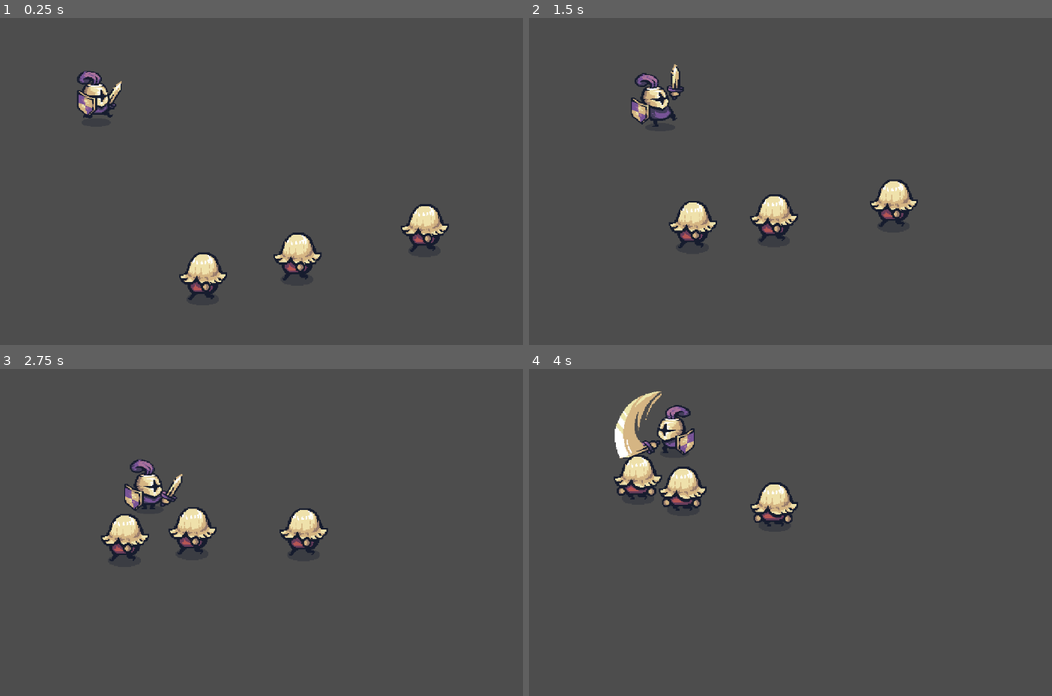
Above: before the commit, frames 1-4 (two rows, left to right).
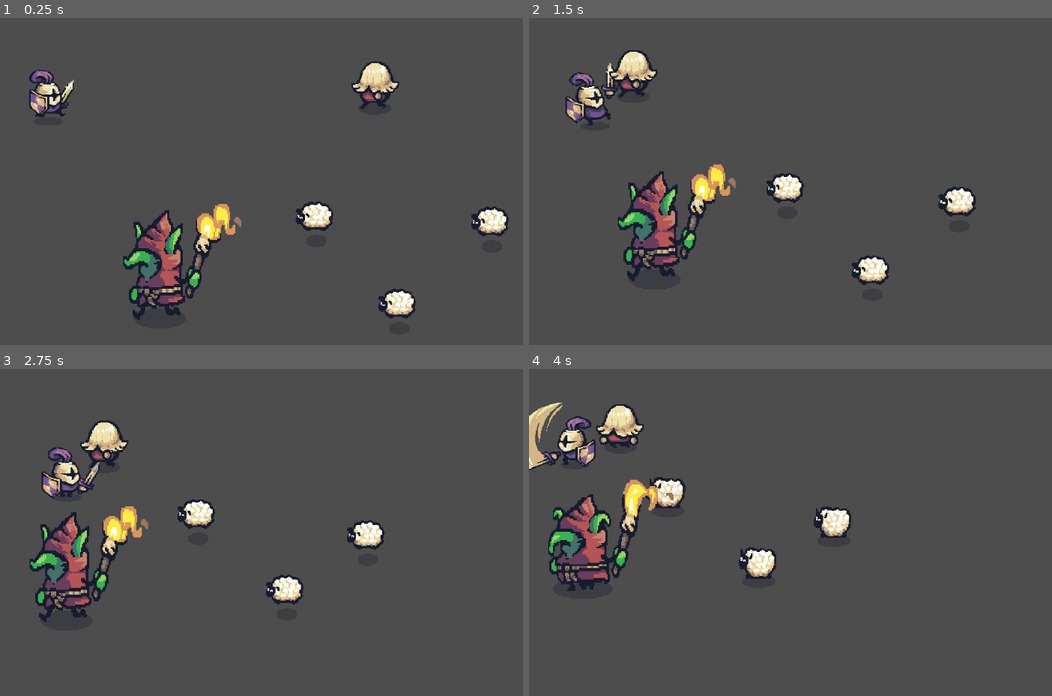
Above: after the commit, the same moments.

Repository: Tamy-dsv/Trilha_godot_new
Game: Godot game, scene res://node_2d.tscn
Same seed, same stepped clock (60 frames per second), same inputs: the game is played once before the commit and once after it.
Inputs (mouse positions are in pixels of both pictures, inside the frame that each line leads up to):
- Up to frame 1 (0.25 s): no input
- Up to frame 2 (1.5 s): move the mouse to (957, 168) at 0.52 s; hold D (mover_direita) 0.53-1.28 s; click (957, 168) at 0.6 s; move the mouse to (706, 204) at 1.27 s; hold S (mover_baixo) from 1.28 s (still down); click (706, 204) at 1.35 s
- Up to frame 3 (2.75 s): move the mouse to (360, 463) at 2.02 s; release S (mover_baixo) at 2.03 s; hold D (mover_direita) from 2.03 s (still down); click (360, 463) at 2.1 s
- Up to frame 4 (4 s): move the mouse to (800, 604) at 2.77 s; release D (mover_direita) at 2.78 s; hold W (mover_cima) 2.78-3.53 s; click (800, 604) at 2.85 s; move the mouse to (1010, 588) at 3.52 s; hold A (mover_esquerda) from 3.53 s (still down); click (1010, 588) at 3.6 s

The runs differ from the first frame. In frame 1, 9.5% of the frame differs, in the area x 5-98%, y 13-93%; in frame 2, 9.6%; in frame 3, 9.2%; in frame 4, 10%, in the area x 0-62%, y 6-68%.
Error after the commit: Cannot call method 'get_overlapping_bodies' on a null value. (res://player/character_body_2d.gd:134)

Commit message:
danos no inimigo
criando dados

Diff:
--- a/medieval-warrior/inimigos/comportamentos/seguir.gd
+++ b/medieval-warrior/inimigos/comportamentos/seguir.gd
@@ -1,6 +1,6 @@
 extends Node
 
-@export var speed = 1
+@export var speed: float = 1
 
 var inimigos: Inimigos
 var sprite: AnimatedSprite2D
--- /dev/null
+++ b/medieval-warrior/inimigos/goblin.tscn
@@ -0,0 +1,82 @@
+[gd_scene load_steps=13 format=3 uid="uid://cbp4e6tbvahst"]
+
+[ext_resource type="Script" uid="uid://ciurlxwr30267" path="res://inimigos/inimigos.gd" id="1_okkbf"]
+[ext_resource type="PackedScene" uid="uid://m1ckjjq3y4ao" path="res://misc/caveira.tscn" id="2_7n3ph"]
+[ext_resource type="Texture2D" uid="uid://c0rx8v4ijl3ge" path="res://addons/Tiny Swords/Tiny Swords (Update 010)/Factions/Goblins/Troops/Torch/Red/Torch_Red.png" id="3_okkbf"]
+[ext_resource type="Script" uid="uid://bbgt3c8agf8fg" path="res://inimigos/comportamentos/seguir.gd" id="4_ki1e6"]
+
+[sub_resource type="AtlasTexture" id="AtlasTexture_7n3ph"]
+atlas = ExtResource("3_okkbf")
+region = Rect2(0, 192, 192, 192)
+
+[sub_resource type="AtlasTexture" id="AtlasTexture_jsadb"]
+atlas = ExtResource("3_okkbf")
+region = Rect2(192, 192, 192, 192)
+
+[sub_resource type="AtlasTexture" id="AtlasTexture_ki1e6"]
+atlas = ExtResource("3_okkbf")
+region = Rect2(384, 192, 192, 192)
+
+[sub_resource type="AtlasTexture" id="AtlasTexture_73pyk"]
+atlas = ExtResource("3_okkbf")
+region = Rect2(576, 192, 192, 192)
+
+[sub_resource type="AtlasTexture" id="AtlasTexture_8ynlj"]
+atlas = ExtResource("3_okkbf")
+region = Rect2(768, 192, 192, 192)
+
+[sub_resource type="AtlasTexture" id="AtlasTexture_m8wro"]
+atlas = ExtResource("3_okkbf")
+region = Rect2(960, 192, 192, 192)
+
+[sub_resource type="SpriteFrames" id="SpriteFrames_4bxhc"]
+animations = [{
+"frames": [{
+"duration": 1.0,
+"texture": SubResource("AtlasTexture_7n3ph")
+}, {
+"duration": 1.0,
+"texture": SubResource("AtlasTexture_jsadb")
+}, {
+"duration": 1.0,
+"texture": SubResource("AtlasTexture_ki1e6")
+}, {
+"duration": 1.0,
+"texture": SubResource("AtlasTexture_73pyk")
+}, {
+"duration": 1.0,
+"texture": SubResource("AtlasTexture_8ynlj")
+}, {
+"duration": 1.0,
+"texture": SubResource("AtlasTexture_m8wro")
+}],
+"loop": true,
+"name": &"default",
+"speed": 5.0
+}]
+
+[sub_resource type="CapsuleShape2D" id="CapsuleShape2D_nydnx"]
+radius = 55.0
+height = 144.0
+
+[node name="Goblin" type="CharacterBody2D" groups=["Inimigos"]]
+position = Vector2(-45, -34)
+scale = Vector2(1.43514, 1.824)
+script = ExtResource("1_okkbf")
+health = 20
+death_prefab = ExtResource("2_7n3ph")
+
+[node name="AnimatedSprite2D" type="AnimatedSprite2D" parent="."]
+position = Vector2(44.25, 59.2188)
+scale = Vector2(1.60156, 1.72689)
+sprite_frames = SubResource("SpriteFrames_4bxhc")
+autoplay = "default"
+frame_progress = 0.124535
+
+[node name="CollisionShape2D" type="CollisionShape2D" parent="."]
+position = Vector2(38, 53)
+shape = SubResource("CapsuleShape2D_nydnx")
+
+[node name="seguir" type="Node" parent="."]
+script = ExtResource("4_ki1e6")
+speed = 0.8
--- a/medieval-warrior/inimigos/inimigos.gd
+++ b/medieval-warrior/inimigos/inimigos.gd
@@ -1,7 +1,7 @@
 class_name Inimigos
 extends Node2D
 
-@export var health: int = 10
+@export var health: int = 1
 @export var death_prefab: PackedScene
 
 func damage(amount: int) -> void:
--- /dev/null
+++ b/medieval-warrior/inimigos/ovelha.tscn
@@ -0,0 +1,80 @@
+[gd_scene load_steps=13 format=3 uid="uid://bs0ojcpm4a568"]
+
+[ext_resource type="Script" uid="uid://ciurlxwr30267" path="res://inimigos/inimigos.gd" id="1_ria0g"]
+[ext_resource type="PackedScene" uid="uid://m1ckjjq3y4ao" path="res://misc/caveira.tscn" id="2_rnc1f"]
+[ext_resource type="Texture2D" uid="uid://d2x0kicdu8oxh" path="res://addons/Tiny Swords/Tiny Swords (Update 010)/Resources/Sheep/HappySheep_Bouncing.png" id="3_r1kln"]
+[ext_resource type="Script" uid="uid://bbgt3c8agf8fg" path="res://inimigos/comportamentos/seguir.gd" id="4_tccvp"]
+
+[sub_resource type="AtlasTexture" id="AtlasTexture_ria0g"]
+atlas = ExtResource("3_r1kln")
+region = Rect2(0, 0, 128, 128)
+
+[sub_resource type="AtlasTexture" id="AtlasTexture_rnc1f"]
+atlas = ExtResource("3_r1kln")
+region = Rect2(128, 0, 128, 128)
+
+[sub_resource type="AtlasTexture" id="AtlasTexture_5o1c0"]
+atlas = ExtResource("3_r1kln")
+region = Rect2(256, 0, 128, 128)
+
+[sub_resource type="AtlasTexture" id="AtlasTexture_tccvp"]
+atlas = ExtResource("3_r1kln")
+region = Rect2(384, 0, 128, 128)
+
+[sub_resource type="AtlasTexture" id="AtlasTexture_247f4"]
+atlas = ExtResource("3_r1kln")
+region = Rect2(512, 0, 128, 128)
+
+[sub_resource type="AtlasTexture" id="AtlasTexture_gkkpg"]
+atlas = ExtResource("3_r1kln")
+region = Rect2(640, 0, 128, 128)
+
+[sub_resource type="SpriteFrames" id="SpriteFrames_4bxhc"]
+animations = [{
+"frames": [{
+"duration": 1.0,
+"texture": SubResource("AtlasTexture_ria0g")
+}, {
+"duration": 1.0,
+"texture": SubResource("AtlasTexture_rnc1f")
+}, {
+"duration": 1.0,
+"texture": SubResource("AtlasTexture_5o1c0")
+}, {
+"duration": 1.0,
+"texture": SubResource("AtlasTexture_tccvp")
+}, {
+"duration": 1.0,
+"texture": SubResource("AtlasTexture_247f4")
+}, {
+"duration": 1.0,
+"texture": SubResource("AtlasTexture_gkkpg")
+}],
+"loop": true,
+"name": &"default",
+"speed": 5.0
+}]
+
+[sub_resource type="CapsuleShape2D" id="CapsuleShape2D_nydnx"]
+radius = 33.0
+height = 88.0
+
+[node name="ovelha" type="CharacterBody2D" groups=["Inimigos"]]
+position = Vector2(57, 21)
+script = ExtResource("1_ria0g")
+death_prefab = ExtResource("2_rnc1f")
+
+[node name="AnimatedSprite2D" type="AnimatedSprite2D" parent="."]
+position = Vector2(36.25, 59.2188)
+scale = Vector2(1.60156, 1.72689)
+sprite_frames = SubResource("SpriteFrames_4bxhc")
+autoplay = "default"
+frame = 2
+frame_progress = 0.233228
+
+[node name="CollisionShape2D" type="CollisionShape2D" parent="."]
+position = Vector2(34, 49)
+shape = SubResource("CapsuleShape2D_nydnx")
+
+[node name="seguir" type="Node" parent="."]
+script = ExtResource("4_tccvp")
--- a/medieval-warrior/inimigos/peoes.tscn
+++ b/medieval-warrior/inimigos/peoes.tscn
@@ -62,6 +62,7 @@
 [node name="Peoes" type="CharacterBody2D" groups=["Inimigos"]]
 position = Vector2(57, 21)
 script = ExtResource("1_k7ipy")
+health = 10
 death_prefab = ExtResource("2_nydnx")
 
 [node name="AnimatedSprite2D" type="AnimatedSprite2D" parent="."]
@@ -77,3 +78,4 @@
 
 [node name="seguir" type="Node" parent="."]
 script = ExtResource("3_k7ipy")
+speed = 6.0
--- a/medieval-warrior/node_2d.tscn
+++ b/medieval-warrior/node_2d.tscn
@@ -1,18 +1,27 @@
-[gd_scene load_steps=3 format=3 uid="uid://chk5hjh847dd"]
+[gd_scene load_steps=5 format=3 uid="uid://chk5hjh847dd"]
 
 [ext_resource type="PackedScene" uid="uid://56hvo4kn26ud" path="res://player/character_body_2d.tscn" id="1_wtcfe"]
-[ext_resource type="PackedScene" uid="uid://crr7lvjcvelph" path="res://inimigos/peoes.tscn" id="2_0e48y"]
+[ext_resource type="PackedScene" uid="uid://bs0ojcpm4a568" path="res://inimigos/ovelha.tscn" id="2_0e48y"]
+[ext_resource type="PackedScene" uid="uid://crr7lvjcvelph" path="res://inimigos/peoes.tscn" id="3_epypp"]
+[ext_resource type="PackedScene" uid="uid://cbp4e6tbvahst" path="res://inimigos/goblin.tscn" id="4_0hol4"]
 
 [node name="Node2D" type="Node2D"]
+position = Vector2(-92, -2)
 
 [node name="CharacterBody2D" parent="." instance=ExtResource("1_wtcfe")]
 position = Vector2(30, 47)
 
-[node name="Peoes" parent="." groups=["enemies"] instance=ExtResource("2_0e48y")]
-position = Vector2(369, 458)
+[node name="ovelha" parent="." instance=ExtResource("2_0e48y")]
+position = Vector2(686, 357)
 
-[node name="Peoes2" parent="." instance=ExtResource("2_0e48y")]
-position = Vector2(803, 355)
+[node name="ovelha2" parent="." instance=ExtResource("2_0e48y")]
+position = Vector2(1025, 364)
 
-[node name="Peoes3" parent="." instance=ExtResource("2_0e48y")]
-position = Vector2(555, 415)
+[node name="ovelha3" parent="." instance=ExtResource("2_0e48y")]
+position = Vector2(844, 527)
+
+[node name="Peoes" parent="." instance=ExtResource("3_epypp")]
+position = Vector2(926, 79)
+
+[node name="Goblin" parent="." instance=ExtResource("4_0hol4")]
+position = Vector2(350, 389)
--- a/medieval-warrior/player/character_body_2d.gd
+++ b/medieval-warrior/player/character_body_2d.gd
@@ -2,10 +2,13 @@
 
 @export var speed: float = 3
 @export var suword_damage: int = 2
+@export var health: int = 100
+@export var death_prefab: PackedScene
 
 @onready var sprite: Sprite2D = $sprite
 @onready var animation_player: AnimationPlayer = $AnimationPlayer
 @onready  var  sword_area: Area2D =  $SwordArea
+@onready  var  hitbox_area: Area2D =  $HitboxArea
 
 var input_vector: Vector2 = Vector2(0,0)
 var is_running: bool = false
@@ -28,6 +31,9 @@
 	play_run_idle_animation()
 	if not is_attacking:
 		rotate_sprite()
+
+	#processa danos
+	update_hitbox_detection(delta)
 
 func _physics_process(delta: float) -> void:
 
@@ -106,6 +112,7 @@
 
 
 
+
 func deal_damage_to_enemies() -> void:
 	var bodies = sword_area.get_overlapping_bodies()
 	for body in bodies:
@@ -120,6 +127,41 @@
 			var dot_product = directio_to_enemy.dot(attack_direction)
 			if dot_product >= 0.3:
 				enemy.damage(suword_damage)
+func update_hitbox_detection(delta:float) -> void:
+	#Tempo para não receber danos
+	#Frequencia do dano(2x por segundo)
+	#Hitboxarea
+	var bodies = hitbox_area.get_overlapping_bodies()
+	for body in bodies:
+		if body.is_in_group("Inimigos"):
+			var enemy: Inimigos =body
+			var demage_amount = 1
+			damage(demage_amount)
+	pass
+
+
+func damage(amount: int) -> void:
+	health -= amount
+	print("Player atingido:", amount, "A vida é:", health)
+
+	#receber dano
+	modulate = Color.RED
+	var tween = create_tween()
+	tween.set_ease(Tween.EASE_IN)
+	tween.set_trans(Tween.TRANS_QUINT)
+	tween.tween_property(self,"modulate",Color.WHITE,0.3)
+
+	if health <= 0:
+		morte()
+
+func morte() -> void:
+	if death_prefab:
+		var death_object = death_prefab.instantiate()
+		death_object.position = position
+		get_parent().add_child(death_object)
+
+	queue_free()
+
 
 
 
--- a/medieval-warrior/player/character_body_2d.tscn
+++ b/medieval-warrior/player/character_body_2d.tscn
@@ -1,11 +1,11 @@
-[gd_scene load_steps=15 format=3 uid="uid://56hvo4kn26ud"]
+[gd_scene load_steps=16 format=3 uid="uid://56hvo4kn26ud"]
 
 [ext_resource type="Script" uid="uid://ldgxq7ttiene" path="res://player/character_body_2d.gd" id="1_fui21"]
 [ext_resource type="Texture2D" uid="uid://c4jrqj3mppc31" path="res://addons/Tiny Swords/Tiny Swords (Update 010)/Factions/Knights/Troops/Warrior/Purple/Warrior_Purple.png" id="1_liy72"]
 
 [sub_resource type="CapsuleShape2D" id="CapsuleShape2D_fui21"]
 radius = 37.0
-height = 116.0
+height = 96.0
 
 [sub_resource type="Animation" id="Animation_fui21"]
 length = 0.001
@@ -271,7 +271,10 @@
 }
 
 [sub_resource type="CircleShape2D" id="CircleShape2D_fui21"]
-radius = 53.0377
+radius = 159.54
+
+[sub_resource type="CircleShape2D" id="CircleShape2D_ylu1k"]
+radius = 55.1725
 
 [node name="player" type="CharacterBody2D"]
 script = ExtResource("1_fui21")
@@ -296,5 +299,15 @@
 [node name="SwordArea" type="Area2D" parent="."]
 
 [node name="CollisionShape2D" type="CollisionShape2D" parent="SwordArea"]
-position = Vector2(150, 102)
+position = Vector2(167, 125)
 shape = SubResource("CircleShape2D_fui21")
+one_way_collision_margin = 2.6
+debug_color = Color(0.682353, 0.501961, 0.0901961, 0.054902)
+
+[node name="Areadedano" type="Area2D" parent="."]
+position = Vector2(1130, 435)
+
+[node name="CollisionShape2D" type="CollisionShape2D" parent="Areadedano"]
+position = Vector2(-986, -329)
+shape = SubResource("CircleShape2D_ylu1k")
+debug_color = Color(0.964706, 0.137255, 0.321569, 0.231373)
--- a/medieval-warrior/teste/teste_batalha.tscn
+++ b/medieval-warrior/teste/teste_batalha.tscn
@@ -6,7 +6,7 @@
 [node name="TesteBatalha" type="Node2D"]
 
 [node name="player" parent="." instance=ExtResource("1_8fut7")]
-position = Vector2(-362, -147)
+position = Vector2(-74, -17)
 
 [node name="Peoes" parent="." instance=ExtResource("2_xd0lm")]
 position = Vector2(475, 152)
